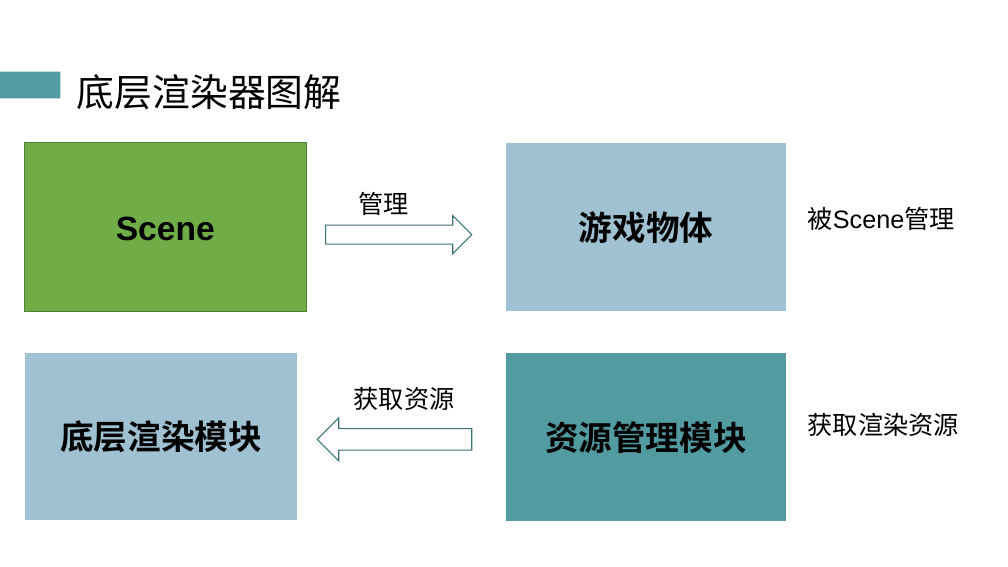
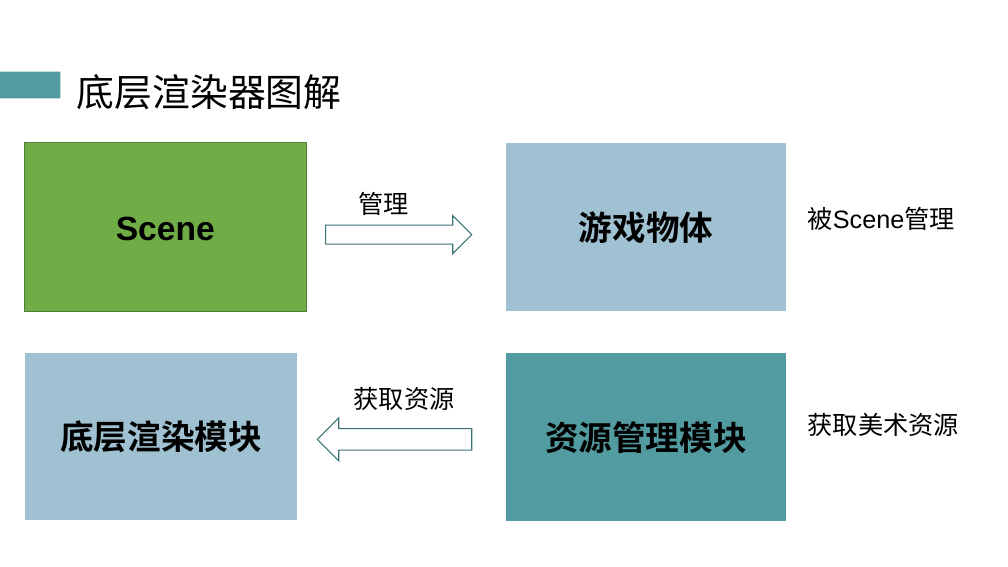
Before and after one commit to atom-chen/Main, a slide deck: slide 15 of OpenGL/答辩PPT.pptx. Drawn at 1008x567 pixels with LibreOffice and Linux fonts; fonts in the diff are those of the drawing. Boxes give left, top, right and bottom in pixels: in the first picture for what was removed or moved away, otherwise in the second. Text is boxed around its words. In the diff, an @@ line names an element or a change of style, - is before the commit and + after.

```diff
--- a/OpenGL/答辩PPT.pptx
+++ b/OpenGL/答辩PPT.pptx
@@ text at <box>808,412,959,436</box>: text changed @@
-获取渲染资源
+获取美术资源
```
Also in this commit, not shown: 13 other slides changed, 2 other files.
